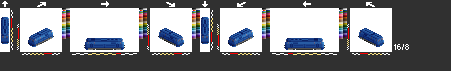
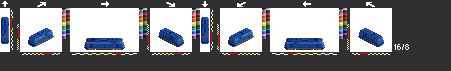
Revision of a layered 451px x 71px image; what changed, layer by layer:
hid "mz2", painted on it over left=1, top=18, right=378, bottom=50
showed "mz1", painted on it over left=1, top=18, right=378, bottom=50
